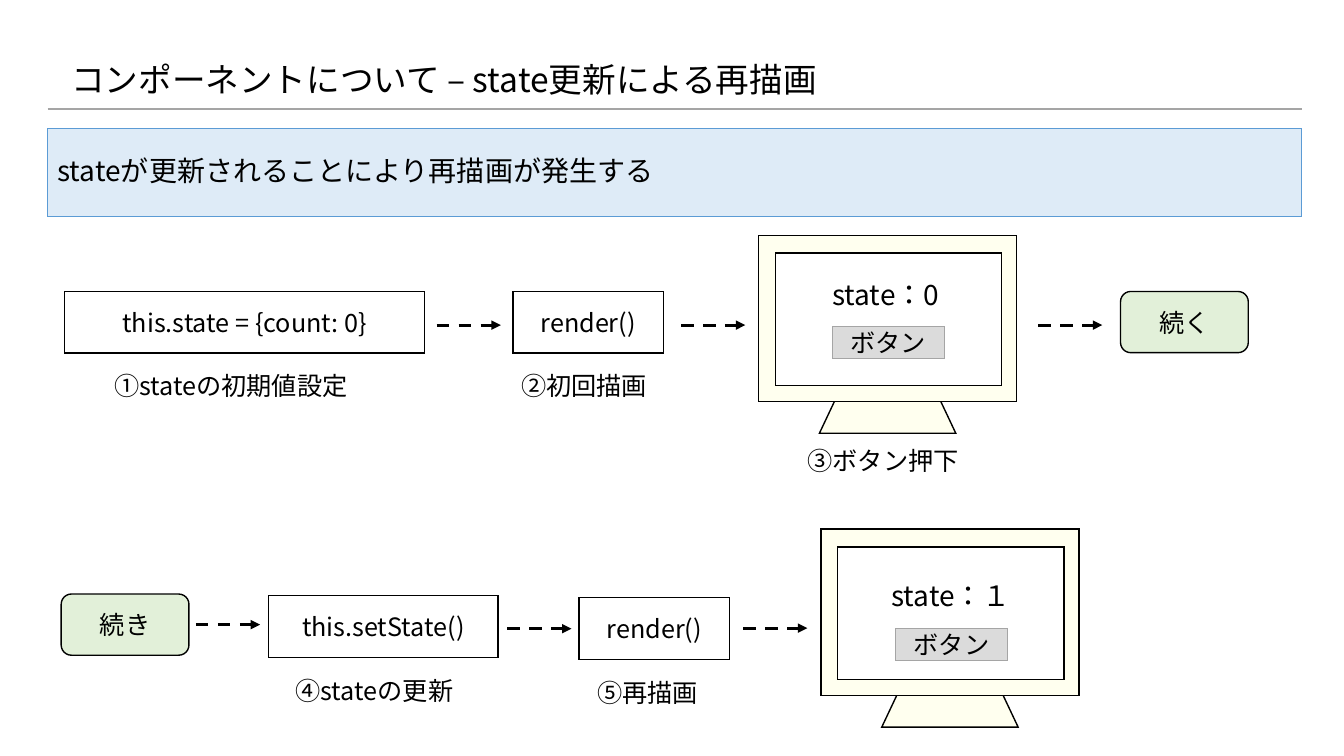
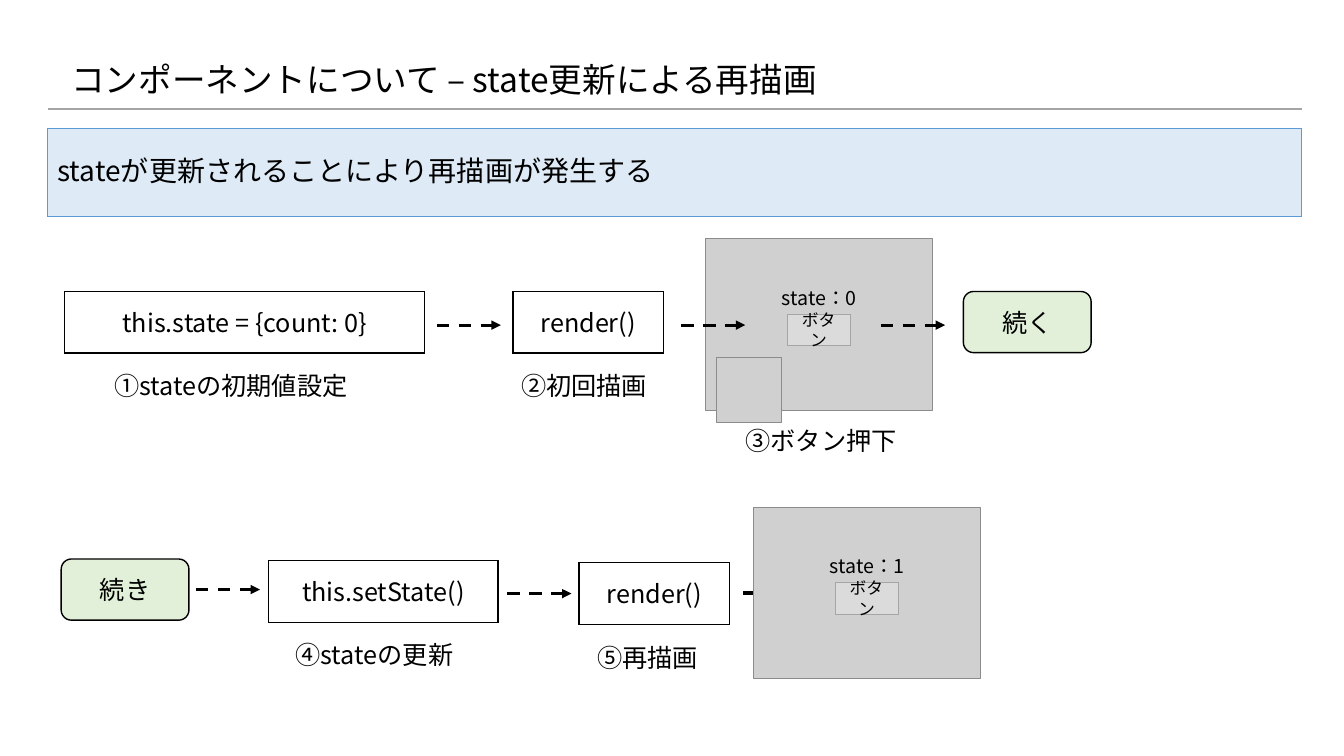
Before and after one commit to konnpeitoon/diary, a slide deck: slide 18 of doc/01_勉強会/01_勉強会資料/20180719_勉強会/02.資料/Reactの基礎知識 .pptx (slide 12 before the commit). Drawn at 1344x756 pixels with LibreOffice and Linux fonts; fonts in the diff are those of the drawing; grey boxes stand for pictures; background and template pictures are left out. Boxes give left, top, right and bottom in pixels: in the first picture for what was removed or moved away, otherwise in the second. Text is boxed around its words. In the diff, an @@ line names an element or a change of style, - is before the commit and + after.

Commit message:
プレゼン資料 更新

```diff
--- a/doc/01_勉強会/01_勉強会資料/20180719_勉強会/02.資料/Reactの基礎知識 .pptx
+++ b/doc/01_勉強会/01_勉強会資料/20180719_勉強会/02.資料/Reactの基礎知識 .pptx
@@ picture added at [706, 239, 933, 410] @@
@@ rectangle removed at [759, 235, 1017, 401] @@
@@ rectangle removed at [775, 253, 1002, 385] @@
@@ text "state：0": place and size @@
-text "state：0" at [832, 284, 939, 306]
+text "state：0" at [782, 291, 857, 306]
@@ text "state：0" at [782, 291, 857, 306]: size 20 to 14 pt @@
@@ trapezoid removed at [820, 289, 956, 434] @@
@@ rounded rectangle "続く": place and size @@
-rounded rectangle "続く" at [1121, 291, 1249, 353]
+rounded rectangle "続く" at [964, 291, 1092, 353]
@@ rectangle "ボタン": place and size @@
-rectangle "ボタン" at [833, 327, 945, 358]
+rectangle "ボタン" at [787, 314, 851, 345]
@@ rectangle "ボタン" at [787, 314, 851, 345]: size 18 to 12 pt @@
@@ arrow moved from (1038, 326) - (1103, 326) to (881, 326) - (946, 326) @@
@@ picture added at [717, 358, 782, 423] @@
@@ text "③ボタン押下": place and size @@
-text "③ボタン押下" at [807, 448, 958, 472]
+text "③ボタン押下" at [746, 428, 897, 452]
@@ picture added at [754, 507, 981, 679] @@
@@ rectangle removed at [822, 529, 1080, 696] @@
@@ text at [830, 559, 905, 574]: text changed; size 20 to 14 pt @@
-state：１
+state：1
@@ rectangle removed at [838, 547, 1065, 680] @@
@@ 3 arrows, 2 rectangles, 2 texts, 1 rounded rectangle: place and size @@
-3 arrows, 2 rectangles, 2 texts, 1 rounded rectangle at [62, 594, 808, 704]
+3 arrows, 2 rectangles, 2 texts, 1 rounded rectangle at [62, 560, 808, 669]
@@ rectangle "ボタン" at [835, 583, 898, 614]: size 18 to 12 pt @@
@@ rectangle "ボタン": place and size @@
-rectangle "ボタン" at [895, 628, 1007, 659]
+rectangle "ボタン" at [835, 583, 898, 614]
@@ trapezoid removed at [882, 583, 1018, 727] @@
```
Also in this commit, not shown: 8 other slides changed, 10 slides added, 3 slides removed.
